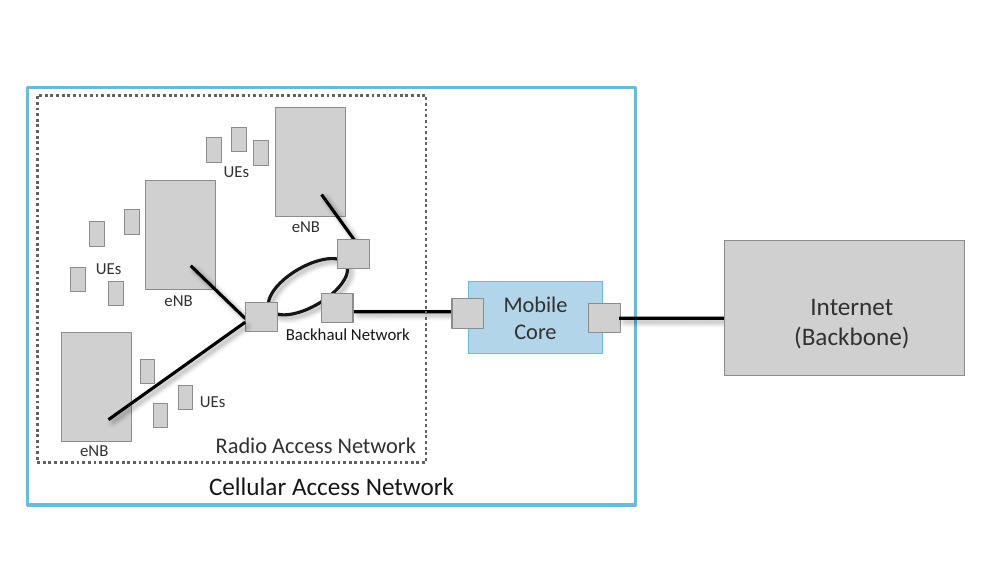
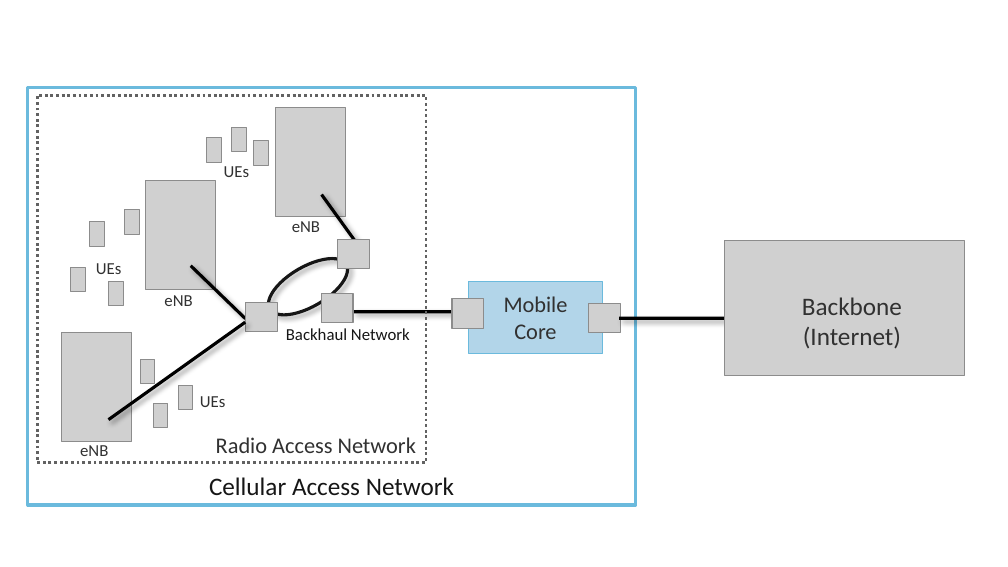
Before and after one commit to SystemsApproach/private5g, a slide deck: slide 2 of figures.pptx. Drawn at 1008x567 pixels with LibreOffice and Linux fonts; fonts in the diff are those of the drawing; grey boxes stand for pictures. Boxes give left, top, right and bottom in pixels: in the first picture for what was removed or moved away, otherwise in the second. Text is boxed around its words. In the diff, an @@ line names an element or a change of style, - is before the commit and + after.

```diff
--- a/figures.pptx
+++ b/figures.pptx
@@ text at bbox=[802, 297, 902, 349]: text changed @@
-Internet
-(Backbone)
+Backbone
+(Internet)
```
Also in this commit, not shown: 1 other slide changed, 2 other files.
